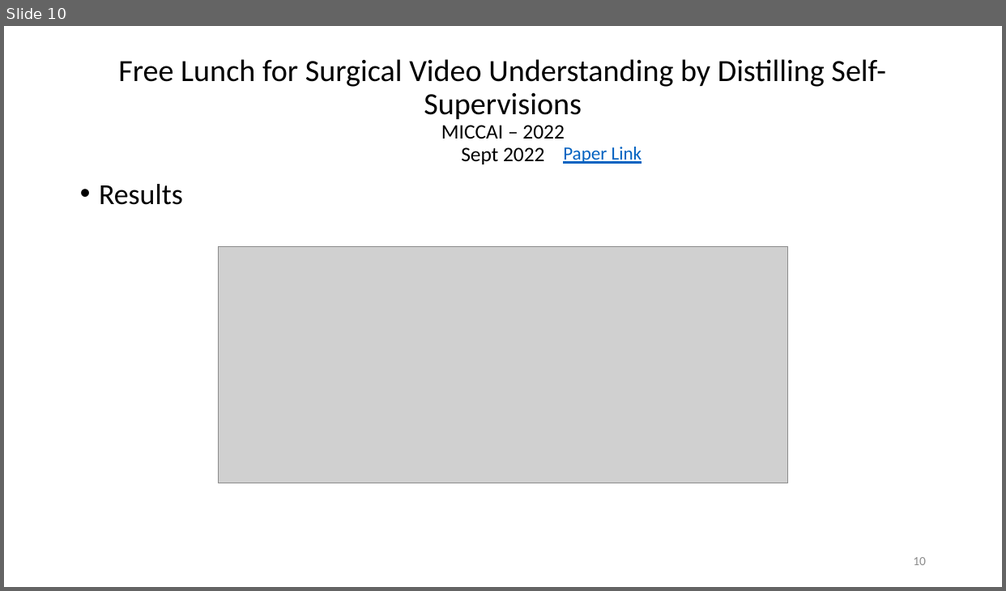
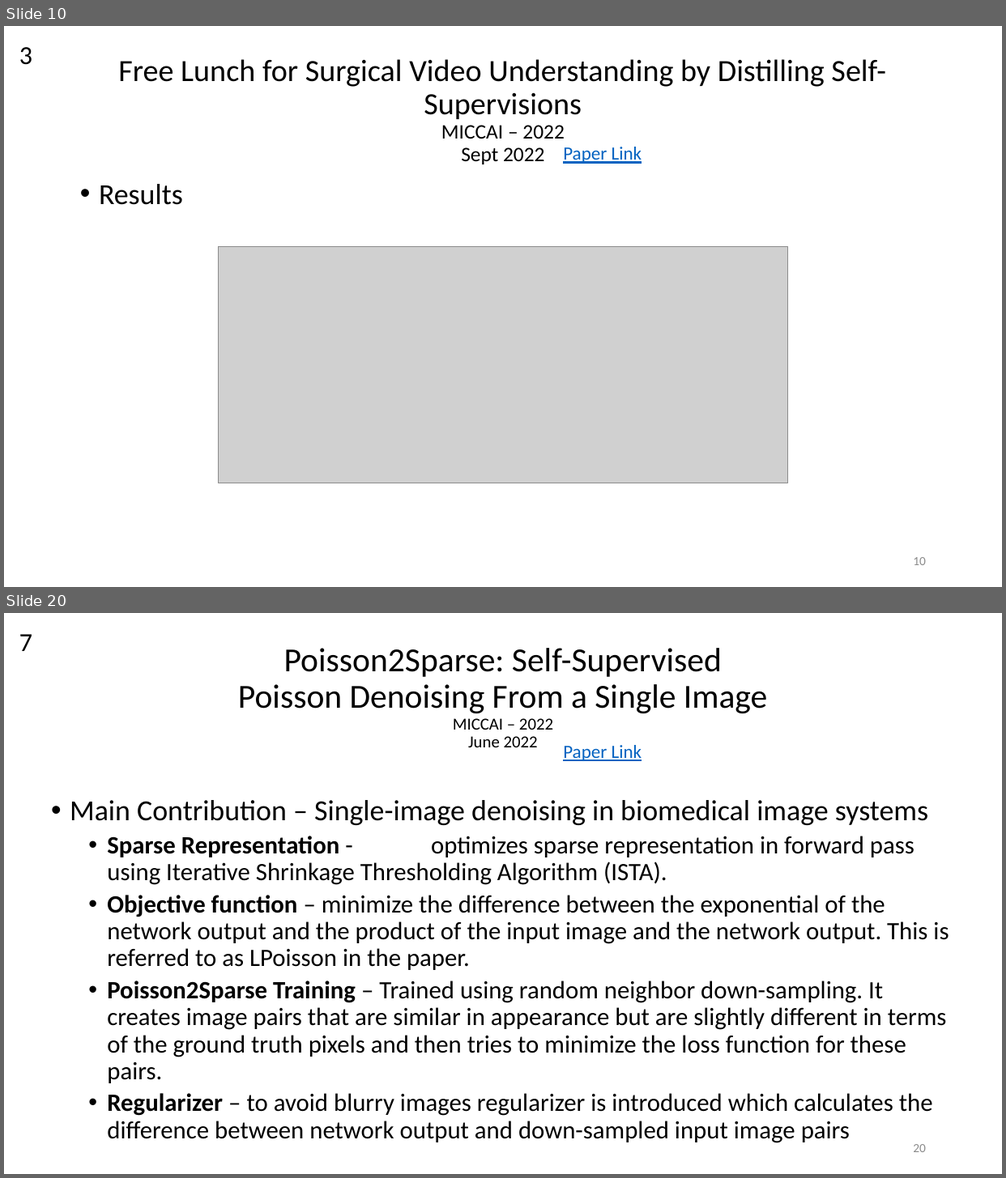
Before and after one commit to bluesaiyancodes/KITReports, a slide deck: Presentations/MICCAI Paper Reviews.pptx. Shown one above the other, each under a label of ours: slide 10 before the commit, slides 10 and 20 after it; the slides between them are not shown. The pictures are 1006x591 and 1006x1178 pixels, drawn with LibreOffice and Linux fonts; fonts in the diff are those of the drawing; grey boxes stand for pictures. Boxes give left, top, right and bottom in pixels: in the first picture for what was removed or moved away, otherwise in the second. Text is boxed around its words. In the diff, an @@ line names an element or a change of style, - is before the commit and + after.

```diff
--- a/Presentations/MICCAI Paper Reviews.pptx
+++ b/Presentations/MICCAI Paper Reviews.pptx
@@ slide 20 added at (x1=4, y1=613, x2=1002, y2=1174), background #FFFFFF @@
@@ text added at (x1=19, y1=634, x2=32, y2=651), 25 pt, text #000000 @@
+7
@@ title added at (x1=238, y1=648, x2=767, y2=747), 32.4 pt, text #000000 @@
+Poisson2Sparse: Self-Supervised
+Poisson Denoising From a Single Image
+MICCAI – 2022
+June 2022
@@ text added at (x1=563, y1=745, x2=642, y2=761), 18 pt, text #0563C1, underline @@
+Paper Link
@@ text added at (x1=70, y1=800, x2=948, y2=1144), 24 pt, text #000000 @@
+• Main Contribution – Single-image denoising in biomedical image systems
+  • Sparse Representation - optimizes sparse representation in forward pass using Iterative Shrinkage Thresholding Algorithm (ISTA).
+  • Objective function – minimize the difference between the exponential of the network output and the product of the input image and the network output. This is referred to as LPoisson in the paper.
+  • Poisson2Sparse Training – Trained using random neighbor down-sampling. It creates image pairs that are similar in appearance but are slightly different in terms of the ground truth pixels and then tries to minimize the loss function for these pairs.
+  • Regularizer – to avoid blurry images regularizer is introduced which calculates the difference between network output and down-sampled input image pairs
@@ page number added at (x1=913, y1=1144, x2=926, y2=1152), 12 pt, text #8C8C8C @@
+20
@@ slide 10 changed as well @@
@@ text added at (x1=19, y1=47, x2=32, y2=65), 25 pt, text #000000 @@
+3
```
Also in this commit, not shown: 8 other slides changed, 11 other slides added.
